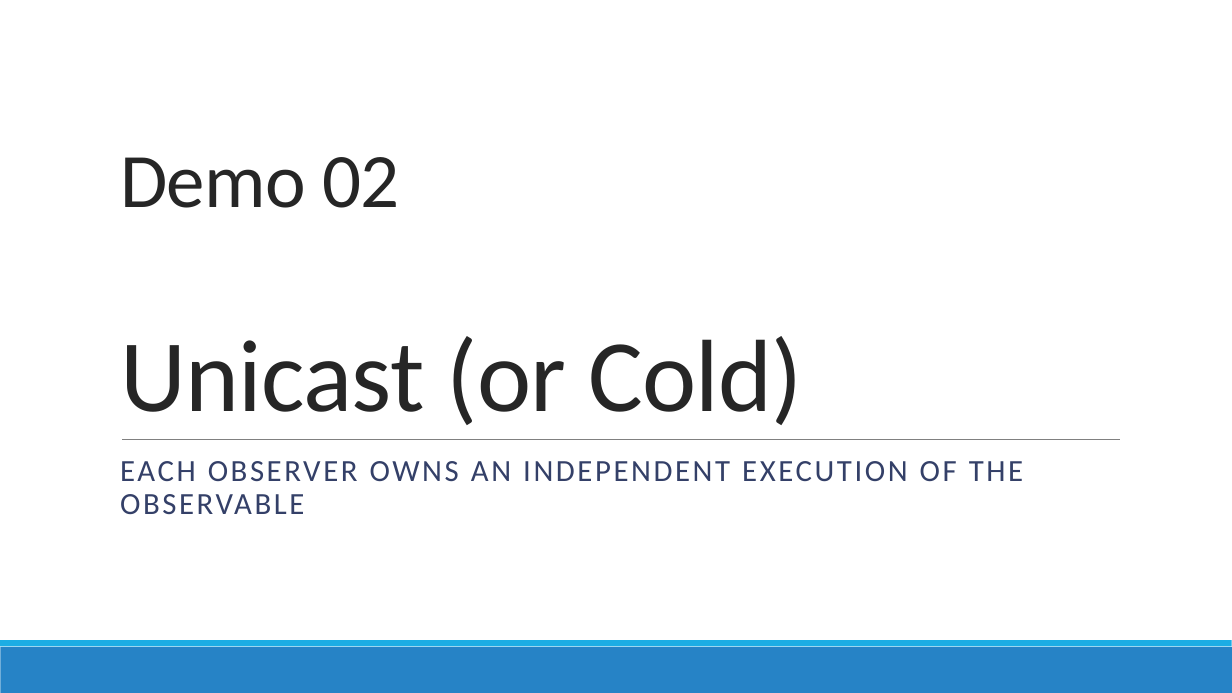
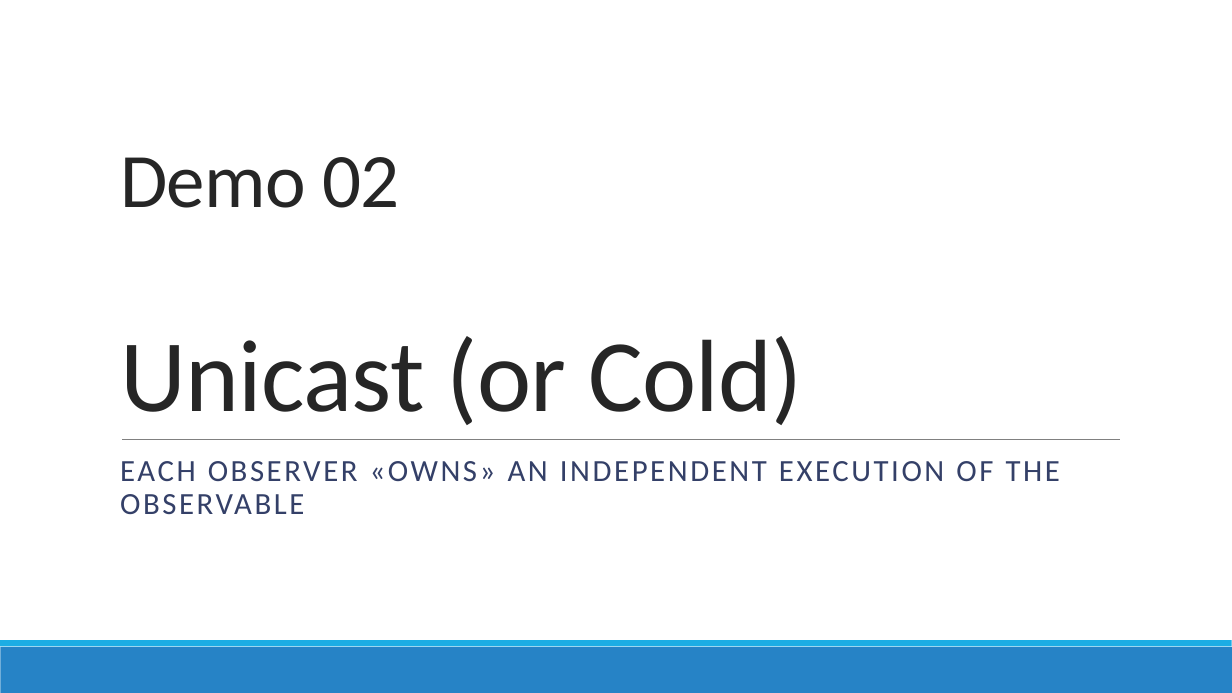
Before and after one commit to AGiorgetti/rxjs101, a slide deck: slide 15 of ReactiveProgramming_RxJS.pptx. Drawn at 1232x693 pixels with LibreOffice and Linux fonts; fonts in the diff are those of the drawing. Boxes give left, top, right and bottom in pixels: in the first picture for what was removed or moved away, otherwise in the second. Text is boxed around its words. In the diff, an @@ line names an element or a change of style, - is before the commit and + after.

```diff
--- a/ReactiveProgramming_RxJS.pptx
+++ b/ReactiveProgramming_RxJS.pptx
@@ text at (x1=120, y1=461, x2=1060, y2=514): text changed @@
-EACH OBSERVER OWNS AN INDEPENDENT EXECUTION OF THE OBSERVABLE
+EACH OBSERVER «OWNS» AN INDEPENDENT EXECUTION OF THE OBSERVABLE
```
Also in this commit, not shown: 10 other slides changed, 6 other files.
